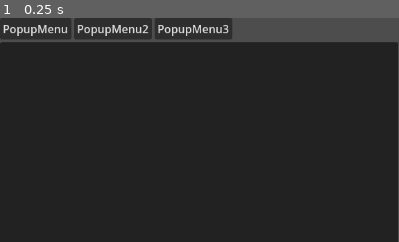
Above: before the commit, frame 1.
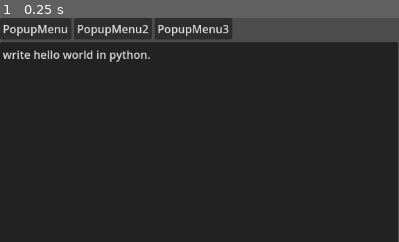
Above: after the commit, the same moment.

Repository: Day-Go/banshee
Game: Godot game, scene res://main.tscn
Same seed, same stepped clock (60 frames per second), same inputs: the game is played once before the commit and once after it.
Inputs:
- Up to frame 1 (0.25 s): no input
The pictures show only the part of the screen within x 0-50%, y 0-50%; the shares and areas given below are measured in that part.

The runs differ from the first frame. In frame 1, 0.7% of the frame differs, in the area x 0-38%, y 14-20%.
Error before the commit: Assertion failed. (res://llm_backend.gd:22)
Error after the commit: Assertion failed. (res://llm_backend.gd:23)

Commit message:
parsing response chunks to chat components

Diff:
--- a/code_block.gd
+++ b/code_block.gd
@@ -5,14 +5,24 @@
 @onready var copy_button: Button = %CopyButton
 @onready var language_label: Label = %LanguageLabel
 
+
 func _ready() -> void:
 	copy_button.pressed.connect(_on_copy_button_pressed)
+	code_area.fit_content = true
+
 
 func set_code(code: String) -> void:
 	code_area.text = code
 
+
+func get_code_area() -> RichTextLabel:
+	return code_area
+
+
 func set_language(language: String) -> void:
 	language_label.text = language
 
+
 func _on_copy_button_pressed() -> void:
-	pass
+	DisplayServer.clipboard_set(code_area.get_parsed_text())
+	print("Copied to clipboard")
--- a/code_block.tscn
+++ b/code_block.tscn
@@ -10,20 +10,28 @@
 grow_vertical = 2
 script = ExtResource("1_tq851")
 
-[node name="CodeArea" type="RichTextLabel" parent="."]
+[node name="VBoxContainer" type="VBoxContainer" parent="."]
+layout_mode = 2
+
+[node name="HBoxContainer" type="HBoxContainer" parent="VBoxContainer"]
+layout_mode = 2
+
+[node name="LanguageLabel" type="Label" parent="VBoxContainer/HBoxContainer"]
 unique_name_in_owner = true
 layout_mode = 2
+size_flags_horizontal = 3
+size_flags_vertical = 0
+theme_override_colors/font_color = Color(1, 0, 0, 1)
+text = "gdscript"
 
-[node name="CopyButton" type="Button" parent="."]
+[node name="CopyButton" type="Button" parent="VBoxContainer/HBoxContainer"]
 unique_name_in_owner = true
 layout_mode = 2
 size_flags_horizontal = 8
 size_flags_vertical = 0
 text = "Copy"
 
-[node name="LanguageLabel" type="Label" parent="."]
+[node name="CodeArea" type="RichTextLabel" parent="VBoxContainer"]
 unique_name_in_owner = true
 layout_mode = 2
-size_flags_horizontal = 0
-size_flags_vertical = 0
-text = "gdscript"
+size_flags_vertical = 3
--- a/llm_backend.gd
+++ b/llm_backend.gd
@@ -1,20 +1,21 @@
 extends Node
 
-signal chunk_processed(buffer: String)
+signal chunk_processed(chunk: String)
 
 var http := HTTPClient.new()
-var headers := [
-	"User-Agent: Pirulo/1.0 (Godot)",
-	"Accept: */*"
-]
+var headers := ["User-Agent: Pirulo/1.0 (Godot)", "Accept: */*"]
 var err: int
 var buffer: String
 
+
 func _ready() -> void:
 	err = http.connect_to_host("http://localhost", 11434)
-	assert(err==OK)
+	assert(err == OK)
 
-	while http.get_status() == HTTPClient.STATUS_CONNECTING or http.get_status() == HTTPClient.STATUS_RESOLVING:
+	while (
+		http.get_status() == HTTPClient.STATUS_CONNECTING
+		or http.get_status() == HTTPClient.STATUS_RESOLVING
+	):
 		http.poll()
 		print("Connecting...")
 		await get_tree().process_frame
@@ -23,17 +24,15 @@
 
 	clear_buffer()
 
+
 func clear_buffer() -> void:
 	buffer = ""
+
 
 func generate(prompt: String) -> void:
 	clear_buffer()
 
-	var json_data = {
-		"model": "qwen2.5-coder:32b",
-		"prompt": prompt,
-		"stream": true
-	}
+	var json_data = {"model": "qwen2.5-coder:32b", "prompt": prompt, "stream": true}
 
 	err = http.request(HTTPClient.METHOD_POST, "/api/generate", headers, JSON.stringify(json_data))
 	if err != OK:
@@ -62,5 +61,5 @@
 			if chunk.size() == 0:
 				await get_tree().process_frame
 			else:
-				buffer += JSON.parse_string(chunk.get_string_from_ascii())['response']
-				chunk_processed.emit(buffer)
+				var parsed_chunk = JSON.parse_string(chunk.get_string_from_ascii())["response"]
+				chunk_processed.emit(parsed_chunk)
--- a/main.gd
+++ b/main.gd
@@ -1,84 +1,114 @@
 extends Node
 
 @onready var code_block_container_scene = preload("res://code_block.tscn")
-
 @onready var button: Button = %Button
 @onready var input: TextEdit = %Input
 @onready var output_container: VBoxContainer = %OutputContainer
 
+var buffer := ""
+var write_target: RichTextLabel
+var is_in_code_block := false
+var is_in_inline_code := false
+var partial_backtick_sequence := ""
+var is_collecting_language := false
+var partial_language := ""
 var current_rich_text_label: RichTextLabel
-var is_in_code_block := false
 var current_code_block := ""
 var current_language := ""
+
 
 func _ready() -> void:
 	button.pressed.connect(_on_button_pressed)
 	LlmBackend.chunk_processed.connect(_on_chunk_processed)
-	_create_new_rich_text_label()  # Initialize the first label
+	create_rich_text_label()
+	input.text = "write hello world in python."
+
 
 func _on_button_pressed() -> void:
-	# Clear existing output (important for repeated presses)
 	for child in output_container.get_children():
 		child.queue_free()
-
-	# Reset state
 	is_in_code_block = false
+	is_in_inline_code = false
+	is_collecting_language = false
+	partial_backtick_sequence = ""
+	partial_language = ""
 	current_code_block = ""
 	current_language = ""
-	_create_new_rich_text_label()  # Create the initial label for the new output
-
+	create_rich_text_label()
 	LlmBackend.generate(input.text)
 
-func _create_new_rich_text_label() -> void:
+
+func create_rich_text_label() -> void:
 	current_rich_text_label = RichTextLabel.new()
+	current_rich_text_label.fit_content = true
+	current_rich_text_label.bbcode_enabled = true
 	output_container.add_child(current_rich_text_label)
 	current_rich_text_label.text = ""
-
-func _on_chunk_processed(buffer: String) -> void:
-	var buffer_index := 0
-	while buffer_index < buffer.length():
-		if is_in_code_block:
-			var end_block_index = buffer.find("```", buffer_index)
-			if end_block_index != -1:
-				# Code block ends in this chunk
-				current_code_block += buffer.substr(buffer_index, end_block_index - buffer_index)
-				_create_code_block()  # Create the code block container *now*
-				is_in_code_block = false
-				buffer_index = end_block_index + 3  # Skip the closing backticks
-			else:
-				# Code block continues in the next chunk
-				current_code_block += buffer.substr(buffer_index)
-				buffer_index = buffer.length()  # Consume the entire chunk
-		else:
-			var start_block_index = buffer.find("```", buffer_index)
-			if start_block_index != -1:
-				# Code block starts in this chunk
-				current_rich_text_label.text += buffer.substr(buffer_index, start_block_index - buffer_index)
-
-				# Extract language
-				var language_start = start_block_index + 3
-				var language_end = buffer.find("\n", language_start)
-				if language_end != -1:
-					current_language = buffer.substr(language_start, language_end - language_start).strip_edges().to_lower()
-					buffer_index = language_end + 1
-					is_in_code_block = true
-					current_code_block = "" # Initialize for the new code block
-				else:
-					# Invalid code block format - treat as plain text.
-					current_rich_text_label.text += buffer.substr(start_block_index)
-					buffer_index = buffer.length()
-
-			else:
-				# No code block in this chunk, append to current RichTextLabel
-				current_rich_text_label.text += buffer.substr(buffer_index)
-				buffer_index = buffer.length()
+	write_target = current_rich_text_label
 
 
-func _create_code_block() -> void:
+func create_code_block(language: String) -> void:
 	var code_block_container = code_block_container_scene.instantiate()
 	output_container.add_child(code_block_container)
-	code_block_container.set_code(current_code_block)
-	code_block_container.set_language(current_language)
-	_create_new_rich_text_label()  # Create a new RichTextLabel *after* the code block
-	current_code_block = ""		   # Reset for potential future code blocks
-	current_language = ""
+	code_block_container.set_language(language.strip_edges())
+	write_target = code_block_container.get_code_area()
+
+
+func _on_chunk_processed(chunk: String) -> void:
+	# First, handle any remaining backticks from previous chunk
+	if partial_backtick_sequence.length() > 0:
+		chunk = partial_backtick_sequence + chunk
+		partial_backtick_sequence = ""
+
+	var i := 0
+	while i < chunk.length():
+		var char = chunk[i]
+		var remaining_chunk = chunk.substr(i)
+
+		# Check for triple backticks
+		if remaining_chunk.begins_with("```"):
+			if !is_in_code_block:
+				# Starting a code block
+				is_in_code_block = true
+				is_collecting_language = true
+				partial_language = ""
+			else:
+				# Ending a code block
+				is_in_code_block = false
+				create_rich_text_label()
+			i += 3
+			continue
+
+		# Check for single backtick (inline code)
+		elif char == "`" and !is_in_code_block:
+			# Just write the backtick as-is
+			write_target.append_text(char)
+			i += 1
+			continue
+
+		# Handle language collection
+		if is_collecting_language:
+			if char == "\n":
+				is_collecting_language = false
+				create_code_block(partial_language if !partial_language.is_empty() else "plain")
+				i += 1
+			elif char != " ":
+				partial_language += char
+				i += 1
+			else:
+				i += 1
+			continue
+
+		# Check for potential partial backticks at chunk end
+		if i >= chunk.length() - 3:
+			var remaining = chunk.substr(i)
+			# If we're at the end and see backticks, store them for next chunk
+			if remaining.begins_with("`"):
+				partial_backtick_sequence = remaining
+				break
+			else:
+				write_target.append_text(char)
+				i += 1
+		else:
+			write_target.append_text(char)
+			i += 1
--- a/main.tscn
+++ b/main.tscn
@@ -55,6 +55,7 @@
 
 [node name="ScrollContainer" type="ScrollContainer" parent="VBoxContainer/HBoxContainer/PanelContainer"]
 layout_mode = 2
+follow_focus = true
 
 [node name="OutputContainer" type="VBoxContainer" parent="VBoxContainer/HBoxContainer/PanelContainer/ScrollContainer"]
 unique_name_in_owner = true
